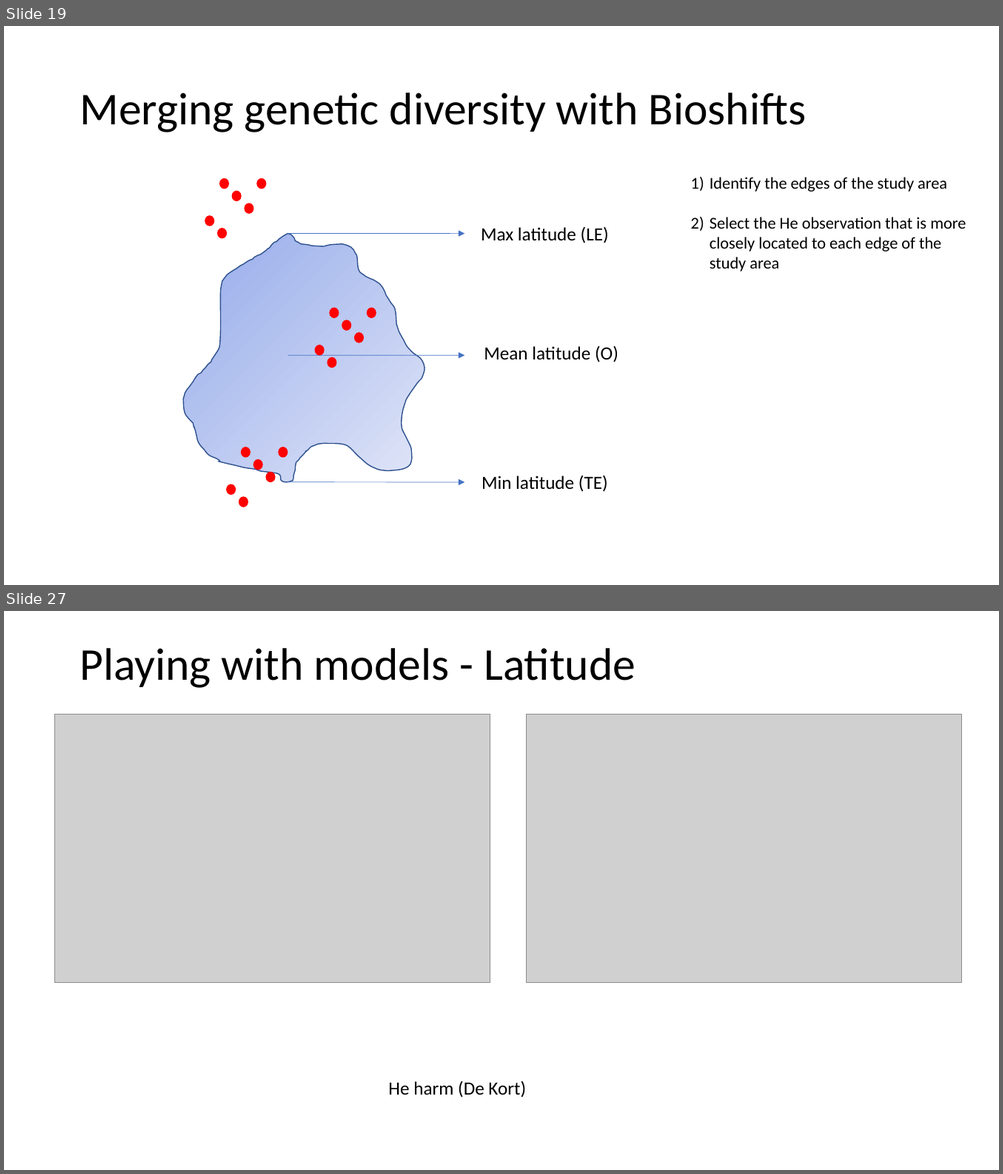
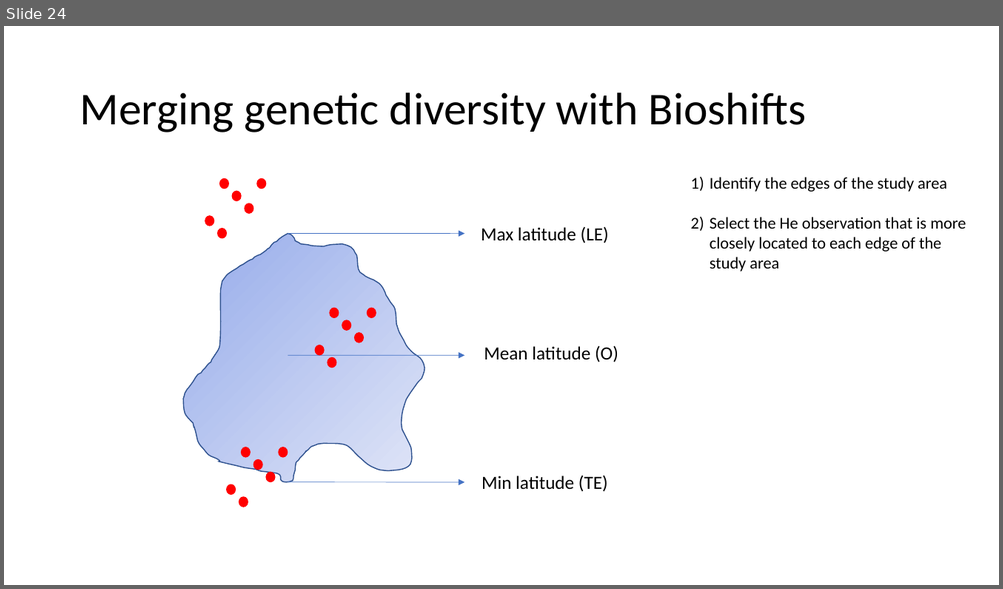
Before and after one commit to Bioshifts/genetic_diversity_range_shifts, a slide deck: Velocity_vs_rangeshift.ppt. Shown one above the other, each under a label of ours: slides 19 and 27 before the commit, slide 24 after it; the slides between them are not shown. The pictures are 1003x1174 and 1003x589 pixels, drawn with LibreOffice and Linux fonts; fonts in the diff are those of the drawing; grey boxes stand for pictures. Boxes give left, top, right and bottom in pixels: in the first picture for what was removed or moved away, otherwise in the second. Text is boxed around its words. In the diff, an @@ line names an element or a change of style, - is before the commit and + after.

Commit message:
new models

```diff
--- a/Velocity_vs_rangeshift.ppt
+++ b/Velocity_vs_rangeshift.ppt
@@ slide 27 removed at (4,611,999,1170), background #FFFFFF @@
@@ title removed at (79,648,635,688) @@
-Playing with models - Latitude
@@ picture removed at (55,714,489,982) @@
@@ picture removed at (526,714,961,982) @@
@@ text removed at (388,1081,526,1098) @@
-He harm (De Kort)
@@ what was slide 19 is now slide 24 @@
```
Also in this commit, not shown: 15 slides changed, 32 slides added, 9 other slides removed, 2 other files.
